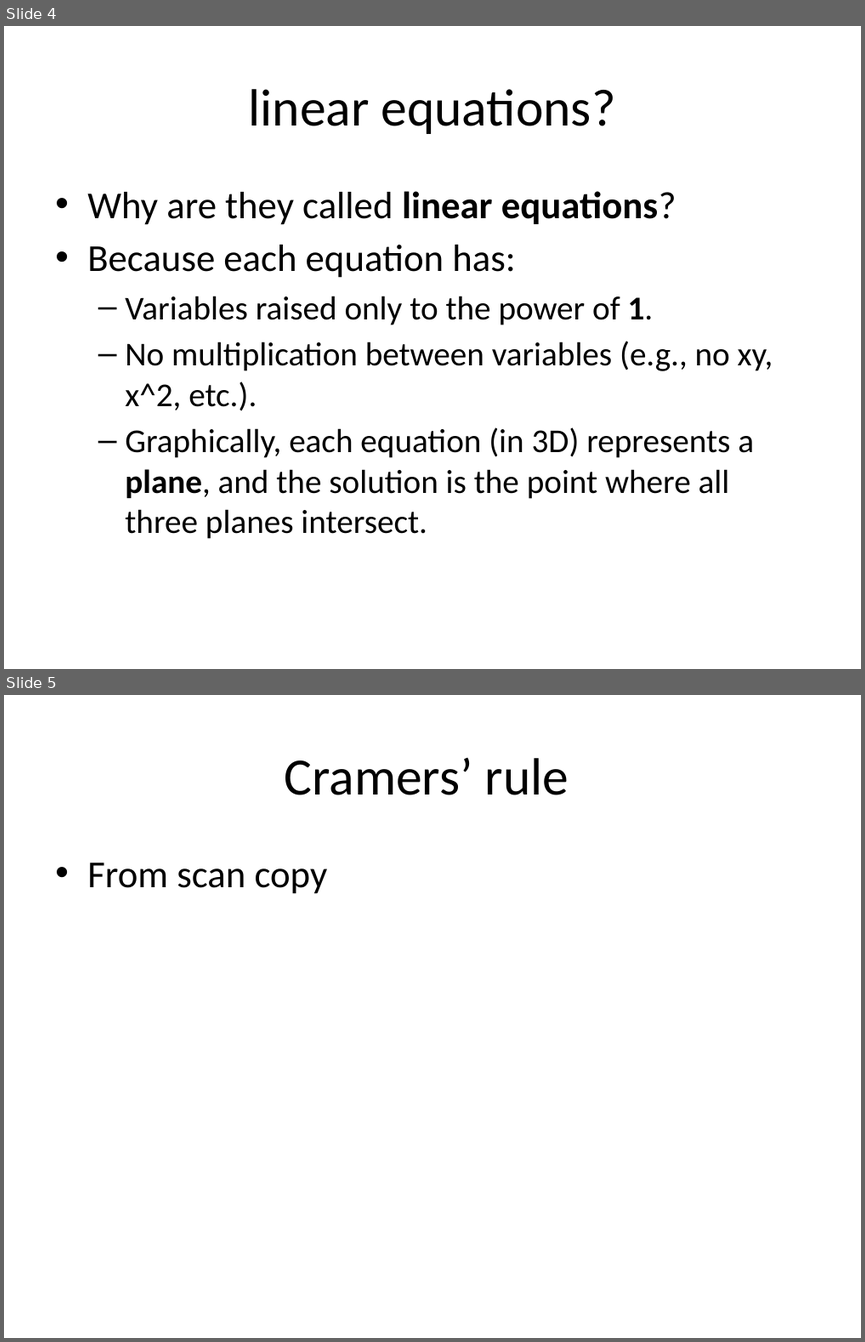
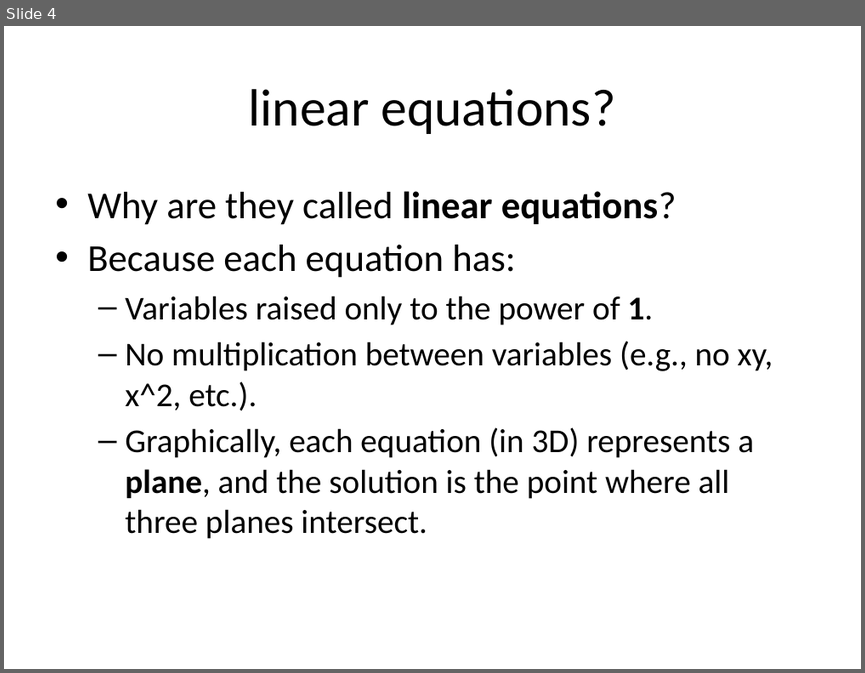
Before and after one commit to SharafatKarim/pstu-cse-academic, a slide deck: Semester 5/numericals/slides/Cramers_Rule_Presentation 15-6-25.pptx. Shown one above the other, each under a label of ours: slides 4 and 5 before the commit, slide 4 after it. The pictures are 865x1342 and 865x673 pixels, drawn with LibreOffice and Linux fonts; fonts in the diff are those of the drawing. Boxes give left, top, right and bottom in pixels: in the first picture for what was removed or moved away, otherwise in the second. Text is boxed around its words. In the diff, an @@ line names an element or a change of style, - is before the commit and + after.

```diff
--- a/Semester 5/numericals/slides/Cramers_Rule_Presentation 15-6-25.pptx
+++ b/Semester 5/numericals/slides/Cramers_Rule_Presentation 15-6-25.pptx
@@ slide 5 removed at (x1=4, y1=695, x2=861, y2=1338), background #FFFFFF @@
@@ title removed at (x1=284, y1=758, x2=568, y2=795) @@
-Cramers’ rule
@@ text removed at (x1=87, y1=862, x2=328, y2=894) @@
-• From scan copy
```
Also in this commit, not shown: 1 slide changed, 1 slide added, 1 other file.
